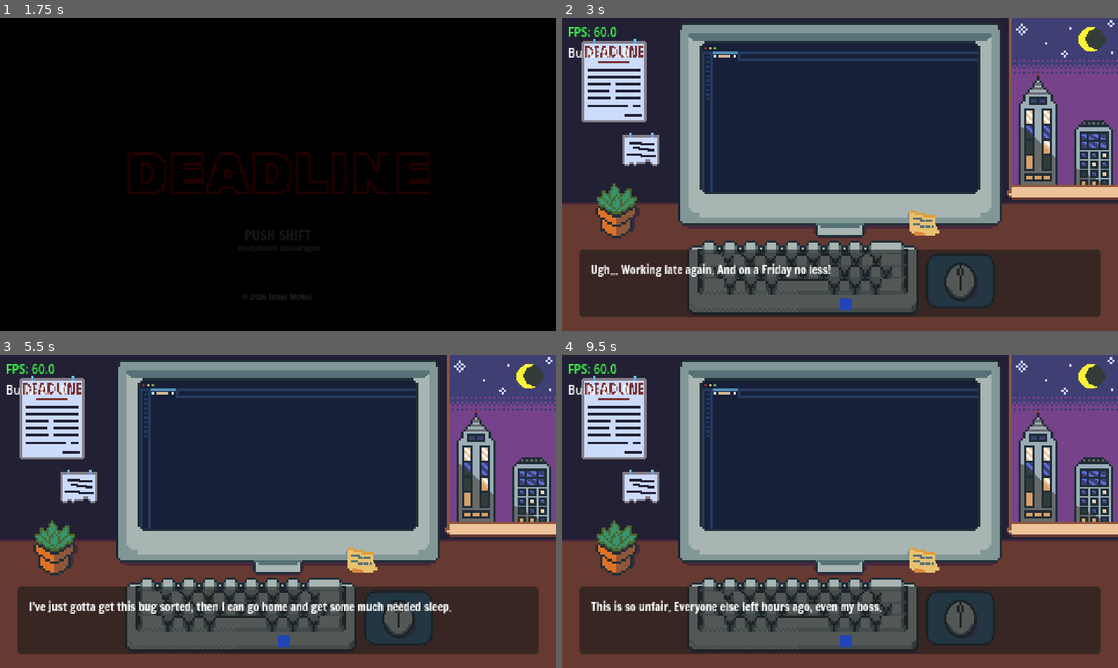
Above: before the commit, frames 1-4 (two rows, left to right).
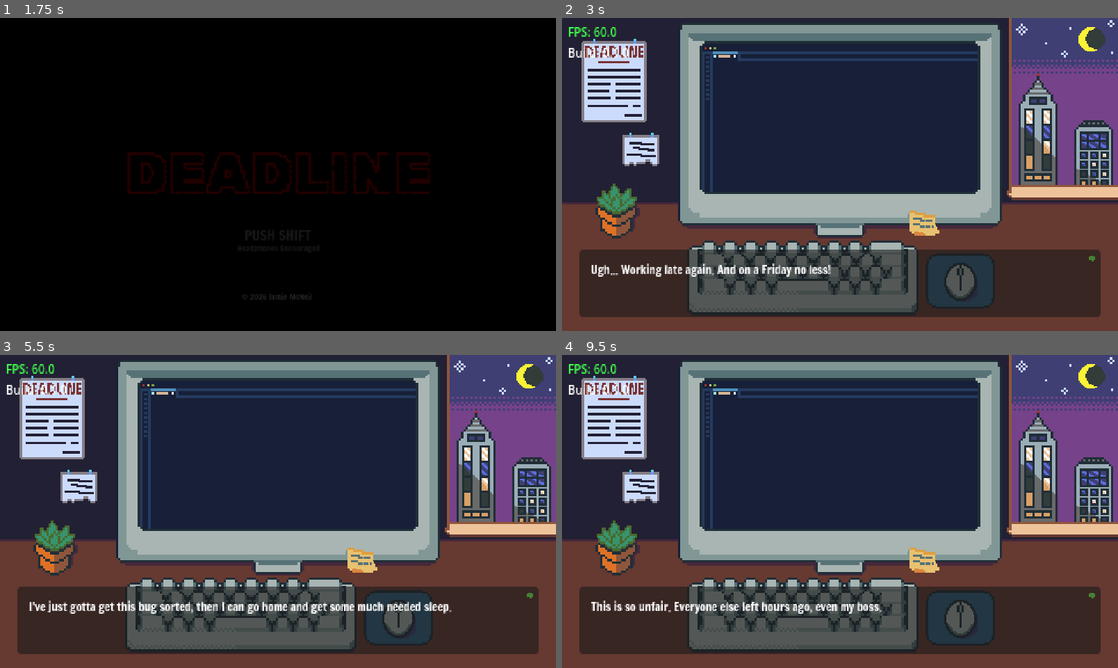
Above: after the commit, the same moments.

Repository: mcneiljv/game-off-2026
Game: Godot game, scene res://src/core/main_game/title_screen.tscn
The game is run twice, just before and just after one commit, with the same random seed, the same clock (stepped at 60 frames per second) and the same inputs. Sound files missing from this copy of the repository are replaced by a short silence.
Inputs:
- Up to frame 1 (1.75 s): hold Shift (left_shift) from 1.28 s (still down)
- Up to frame 2 (3 s): release Shift (left_shift) at 2.03 s
- Up to frame 3 (5.5 s): tap Enter at 3.5 s; hold Shift (left_shift) from 3.53 s (still down)
- Up to frame 4 (9.5 s): tap Space at 5.75, 7.25 s; release Shift (left_shift) at 5.78 s; tap Enter at 6.5, 8 s; hold Shift (left_shift) from 8.03 s (still down)

Frame 1 is identical in both runs. In frame 2, 0.1% of the frame differs, in the area x 50-96%, y 76-94%; in frame 3, 0.1%; in frame 4, 0.1%.

Commit message:
Add new dialog finished indicator

Diff:
--- a/src/core/main_game/main.tscn
+++ b/src/core/main_game/main.tscn
@@ -11,6 +11,7 @@
 [ext_resource type="AudioStream" uid="uid://cf0bm77ho67pp" path="res://assets/audio/ambience.wav" id="4_drj1i"]
 [ext_resource type="Script" uid="uid://bm0r88njpfl0p" path="res://src/core/main_game/keyboard.gd" id="4_hn61g"]
 [ext_resource type="Texture2D" uid="uid://crqwq5ko3x07m" path="res://assets/art/coffee.png" id="5_ba8ow"]
+[ext_resource type="Texture2D" uid="uid://6ipgkhx0bekk" path="res://assets/art/text-indicator.png" id="5_mk4i2"]
 [ext_resource type="AudioStream" uid="uid://bnpq1pqoc5wqa" path="res://assets/audio/keyboard-key.wav" id="5_yuwmb"]
 [ext_resource type="AudioStream" uid="uid://3d4r3q2ochpr" path="res://assets/audio/monster-tension-1.mp3" id="6_op4kn"]
 [ext_resource type="AudioStream" uid="uid://dsay8e1komrsd" path="res://assets/audio/mobile-buzz.wav" id="6_q3f53"]
@@ -56,20 +57,18 @@
 theme_override_fonts/normal_font = ExtResource("2_whnhu")
 theme_override_font_sizes/normal_font_size = 10
 bbcode_enabled = true
+text = "Lorem ipsum dolor sit amet, consectetur adipiscing elit. Ut commodo sem id mauris sodales, vitae imperdiet eros condimentum. Aliquam a diam quis odio commodo ullamcorper et non arcu."
 scroll_active = false
-visible_characters = 0
 script = ExtResource("2_h7gx0")
 auto_reveal = true
 
-[node name="TextEndIndicator" type="ColorRect" parent="DialogBox" unique_id=1458292643]
-unique_name_in_owner = true
-visible = false
-custom_maximum_size = Vector2(10, 10)
+[node name="TextIndicator" type="TextureRect" parent="DialogBox" unique_id=776032956]
+modulate = Color(0.5058824, 0.5921569, 0.5882353, 1)
+custom_maximum_size = Vector2(5, 5)
 layout_mode = 2
 offset_transform_enabled = true
-offset_transform_position = Vector2(225, 42)
-offset_transform_visual_only = false
-color = Color(0.1296, 0.26736015, 0.72, 1)
+offset_transform_position = Vector2(440, 5)
+texture = ExtResource("5_mk4i2")
 
 [node name="Coffee" type="Sprite2D" parent="." unique_id=359715541]
 unique_name_in_owner = true
--- a/src/core/main_game/main_game.gd
+++ b/src/core/main_game/main_game.gd
@@ -8,11 +8,13 @@
 enum Keys { NONE, LEFT, RIGHT }
 
 const ENDING_SCREEN = preload("uid://djf06t30qkb5k")
+const DIALOG_FINISHED: Color = Color("#468232")
+const DIALOG_WRITING: Color = Color("#819796")
 
 @export var max_polyphony: int = 2
 
-var dialog = FileAccess.get_file_as_string("res://assets/data/dialog.json")
-var parsed_dialog = JSON.parse_string(dialog)
+var dialog: Variant = FileAccess.get_file_as_string("res://assets/data/dialog.json")
+var parsed_dialog: Variant = JSON.parse_string(dialog)
 var last_block_index: int = parsed_dialog.size() - 1 if parsed_dialog else 0
 var current_game_state: GameState = GameState.TYPING
 var last_key_pressed: Keys = Keys.NONE
@@ -23,9 +25,9 @@
 @onready var dialog_box_node: PanelContainer = $DialogBox
 @onready var dialog_label_node: Monitor = %DialogLabel
 @onready var monitor_text_node: Monitor = %MonitorText
-@onready var text_end_indicator_node: ColorRect = %TextEndIndicator
 @onready var keyboard_click: AudioStreamPlayer = $KeyboardClick
 @onready var keyboard_node: Keyboard = $Keyboard/Sprite
+@onready var text_indicator: TextureRect = $DialogBox/TextIndicator
 
 
 # Called when the node enters the scene tree for the first time.
@@ -126,8 +128,6 @@
 	if sfx_audio_node.playing:
 		await sfx_audio_node.finished
 	is_waiting = false
-	if current_game_state == GameState.DIALOG:
-		text_end_indicator_node.visible = true
 
 
 func _change_text_block() -> void:
@@ -135,19 +135,14 @@
 		return
 	selected_dialog_block += 1
 	dialog_dict = parsed_dialog[selected_dialog_block]
+	text_indicator.modulate = DIALOG_WRITING
 	_set_game_state()
 	_current_selected_node().change_text_block(dialog_dict.text)
 	_play_block_sound()
-	text_end_indicator_node.visible = false
 
 
 func _text_finished() -> void:
-	if (
-		current_game_state == GameState.DIALOG
-		and not is_waiting
-		and text_end_indicator_node.visible == false
-	):
-		text_end_indicator_node.visible = true
+	text_indicator.modulate = DIALOG_FINISHED
 	if selected_dialog_block == last_block_index:
 		current_game_state = GameState.ENDING
 		keyboard_node.set_animation_active(false)
Binary file added: assets/art/text-indicator.png
Not shown, added: assets/art/text-indicator.png.import
